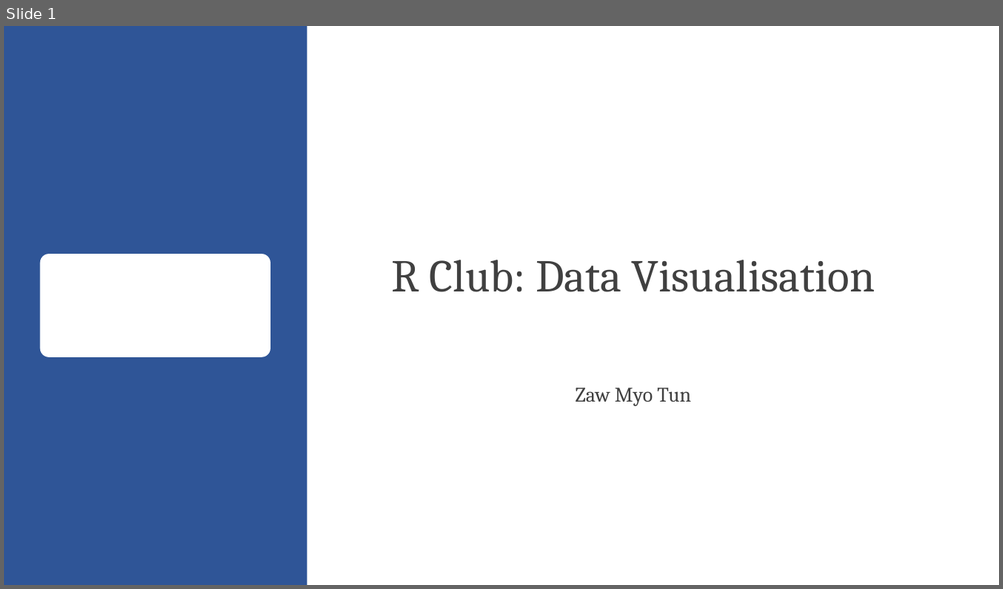
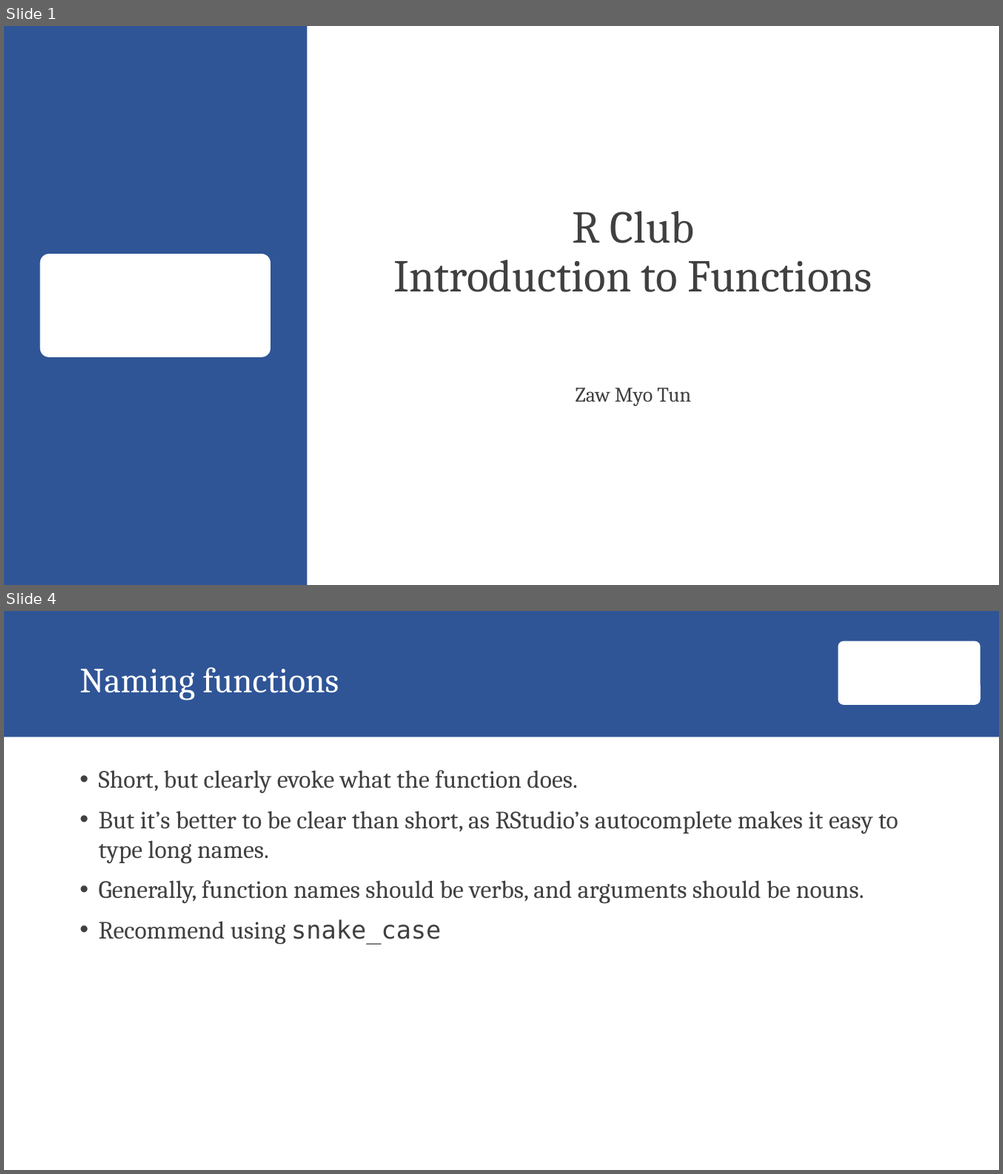
Before and after one commit to zawmtun/r_club, a slide deck: ex/05_functions.pptx. Shown one above the other, each under a label of ours: slide 1 before the commit, slides 1 and 4 after it; the slides between them are not shown. The pictures are 1003x589 and 1003x1174 pixels, drawn with LibreOffice and Linux fonts; fonts in the diff are those of the drawing; background and template pictures are left out. Boxes give left, top, right and bottom in pixels: in the first picture for what was removed or moved away, otherwise in the second. Text is boxed around its words. In the diff, an @@ line names an element or a change of style, - is before the commit and + after.

Commit message:
functions and join

```diff
--- a/ex/05_functions.pptx
+++ b/ex/05_functions.pptx
@@ slide 4 added at (x1=4, y1=611, x2=999, y2=1170), background #FFFFFF @@
@@ rectangle added at (x1=4, y1=611, x2=999, y2=737), fill #2F5597 @@
@@ rounded rectangle added at (x1=838, y1=641, x2=981, y2=705), fill #FFFFFF @@
@@ title added at (x1=79, y1=667, x2=338, y2=701), 34 pt, text #FFFFFF @@
+Naming functions
@@ text added at (x1=99, y1=770, x2=898, y2=945), 24 pt, text #404040 @@
+• Short, but clearly evoke what the function does.
+• But it’s better to be clear than short, as RStudio’s autocomplete makes it easy to type long names.
+• Generally, function names should be verbs, and arguments should be nouns.
+• Recommend using snake_case
@@ slide 1 changed as well @@
@@ title at (x1=393, y1=211, x2=873, y2=292): text changed @@
-R Club: Data Visualisation
+R Club
+Introduction to Functions
```
Also in this commit, not shown: 2 other slides added, 15 slides removed, 6 other files.
